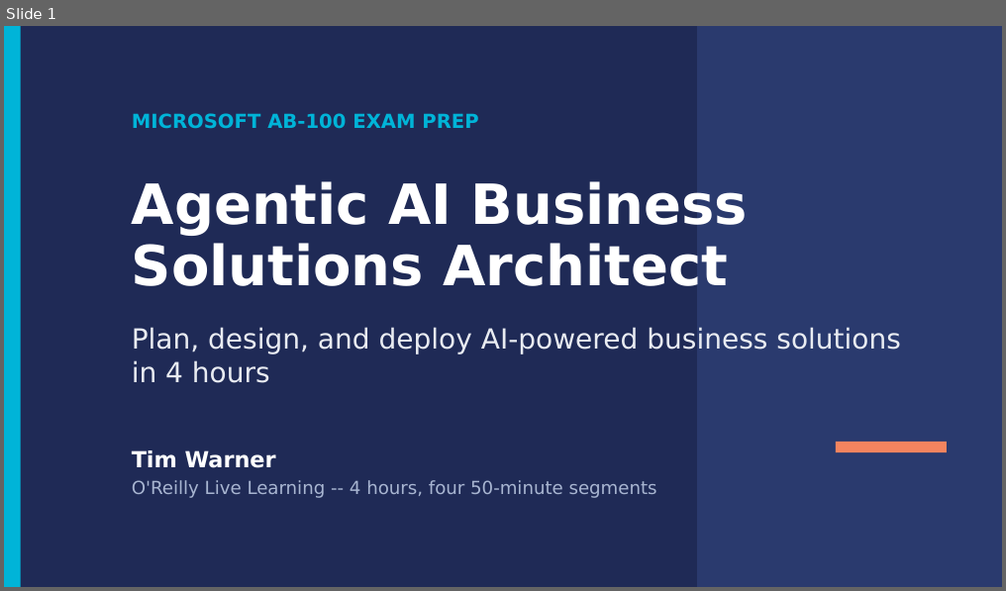
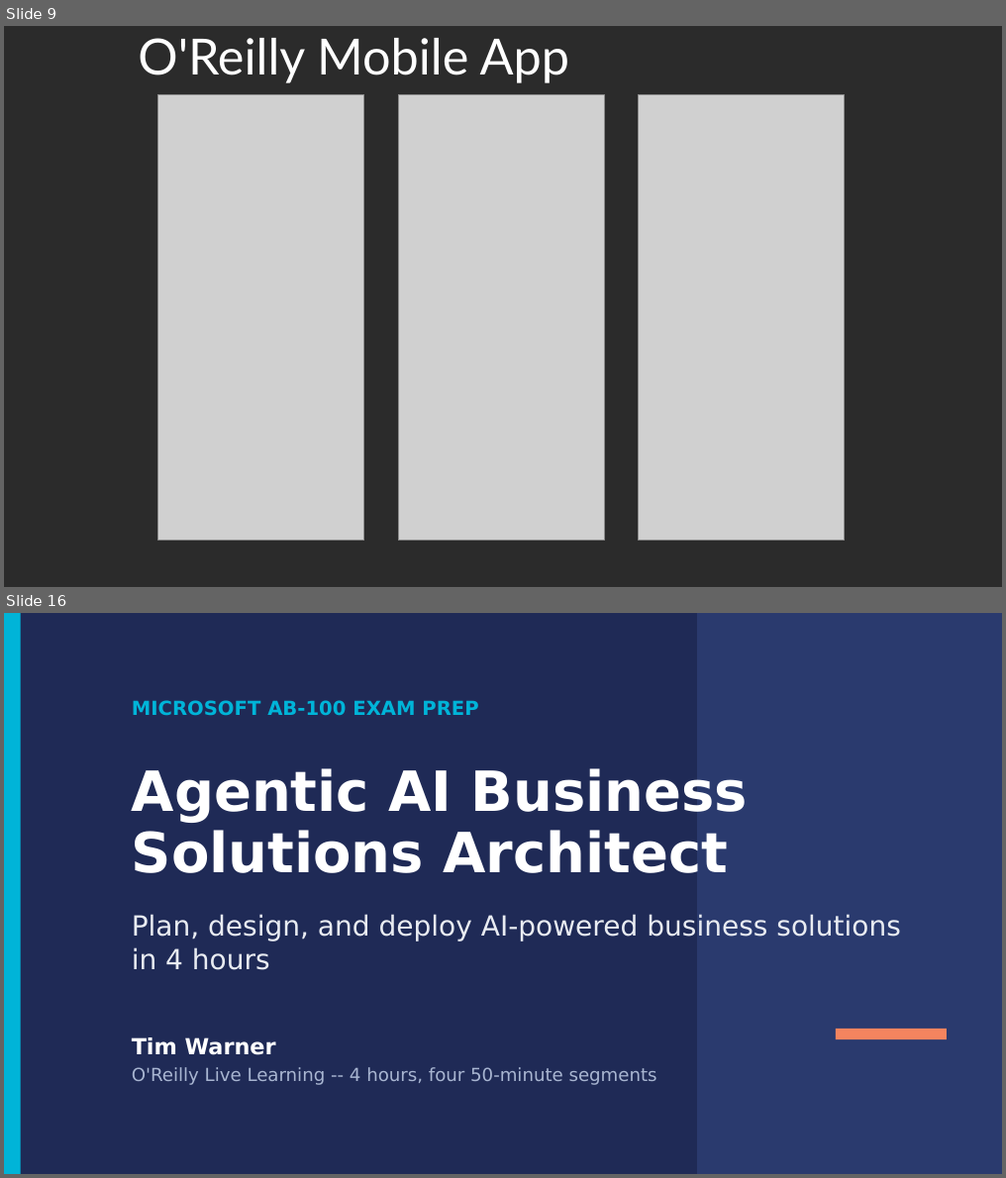
Before and after one commit to timothywarner-org/ab100, a slide deck: docs/ab100-course-deck-april-2026.pptx. Shown one above the other, each under a label of ours: slide 1 before the commit, slides 9 and 16 after it; the slides between them are not shown. The pictures are 1006x591 and 1006x1178 pixels, drawn with LibreOffice and Linux fonts; fonts in the diff are those of the drawing; grey boxes stand for pictures; background and template pictures are left out; a plain dark background stands for a picture behind light text. Boxes give left, top, right and bottom in pixels: in the first picture for what was removed or moved away, otherwise in the second. Text is boxed around its words. In the diff, an @@ line names an element or a change of style, - is before the commit and + after.

```diff
--- a/docs/ab100-course-deck-april-2026.pptx
+++ b/docs/ab100-course-deck-april-2026.pptx
@@ slide 9 added at (4, 26, 1002, 587), background picture (left out) @@
@@ title added at (138, 38, 569, 82), 36 pt, text #FFFFFF @@
+O'Reilly Mobile App
@@ picture added at (157, 95, 364, 541) @@
@@ picture added at (398, 95, 605, 541) @@
@@ picture added at (638, 95, 845, 541) @@
@@ what was slide 1 is now slide 16 @@
```
Also in this commit, not shown: 14 other slides added.
